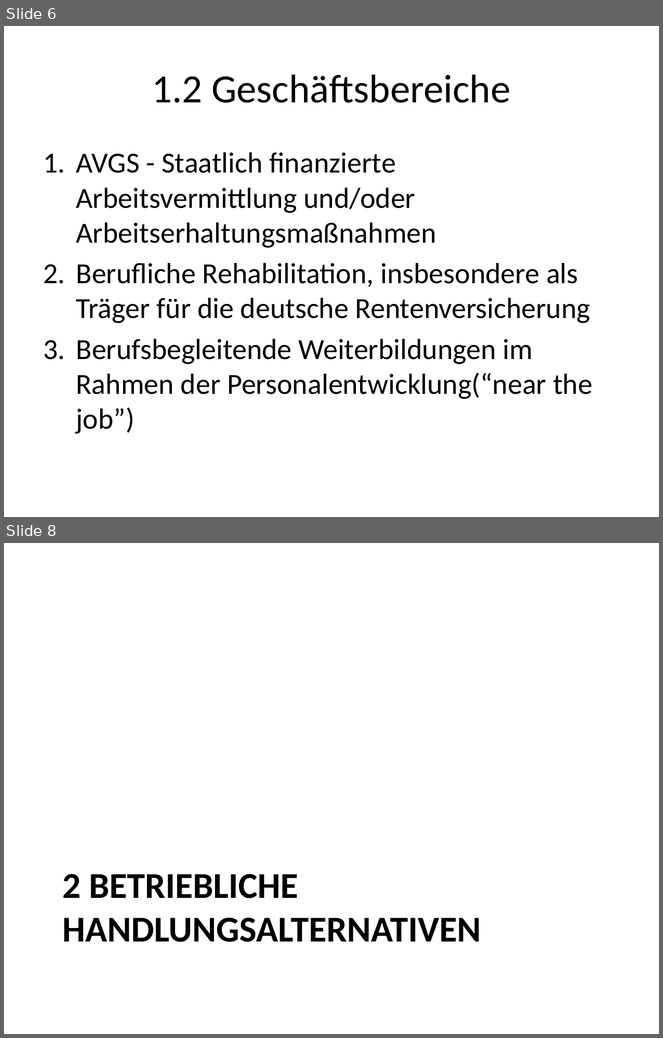
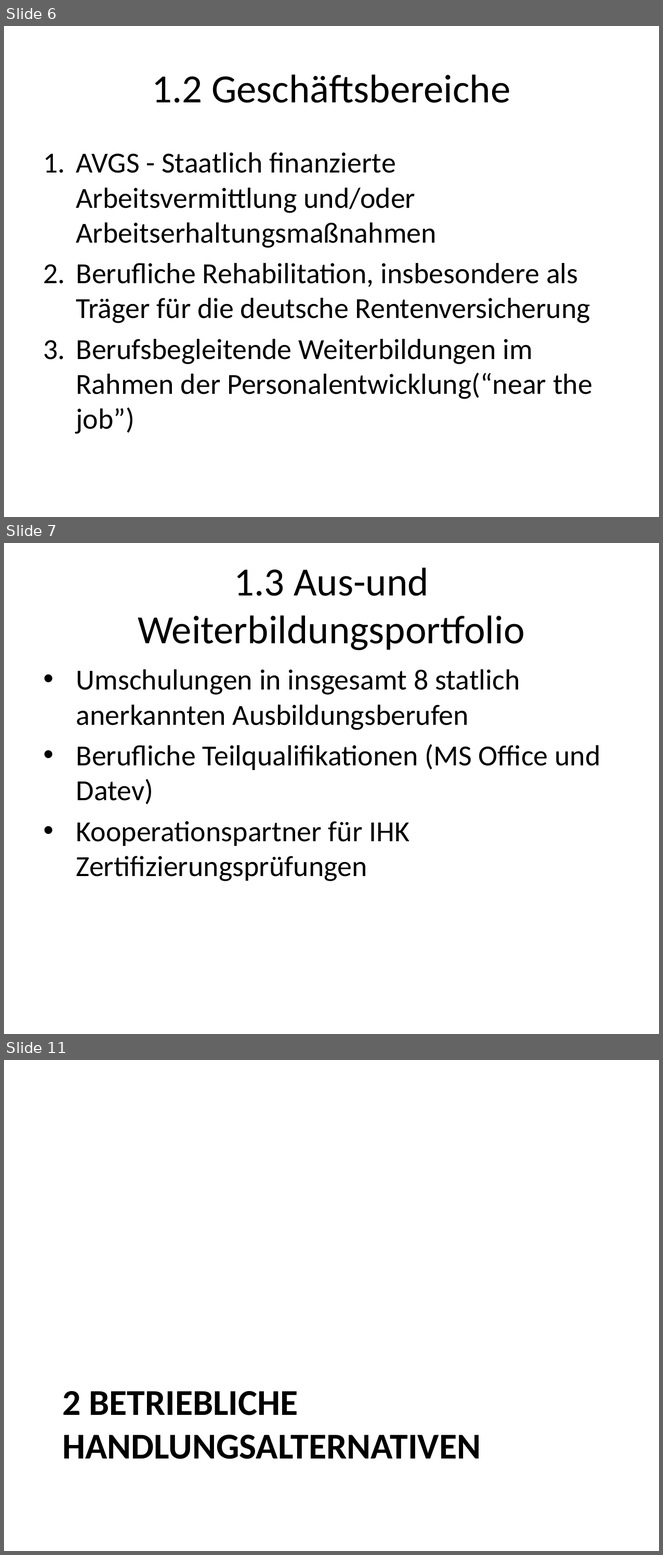
Before and after one commit to roman91DE/wipaed, a slide deck: praktikum/praesentation/praesentation.pptx. Shown one above the other, each under a label of ours: slides 6 and 8 before the commit, slides 6, 7 and 11 after it; the slides between them are not shown. The pictures are 663x1038 and 663x1555 pixels, drawn with LibreOffice and Linux fonts; fonts in the diff are those of the drawing. Boxes give left, top, right and bottom in pixels: in the first picture for what was removed or moved away, otherwise in the second. Text is boxed around its words. In the diff, an @@ line names an element or a change of style, - is before the commit and + after.

```diff
--- a/praktikum/praesentation/praesentation.pptx
+++ b/praktikum/praesentation/praesentation.pptx
@@ slide 7 added at <box>4,543,659,1034</box>, background #FFFFFF @@
@@ title added at <box>138,567,525,651</box>, 44 pt, text #000000 @@
+1.3 Aus-und Weiterbildungsportfolio
@@ text added at <box>76,669,600,882</box>, 32 pt, text #000000 @@
+• Umschulungen in insgesamt 8 statlich anerkannten Ausbildungsberufen
+• Berufliche Teilqualifikationen (MS Office und Datev)
+• Kooperationspartner für IHK Zertifizierungsprüfungen
@@ what was slide 8 is now slide 11 @@
```
Also in this commit, not shown: 3 slides changed, 11 other slides added, 3 slides removed, 4 other files.
